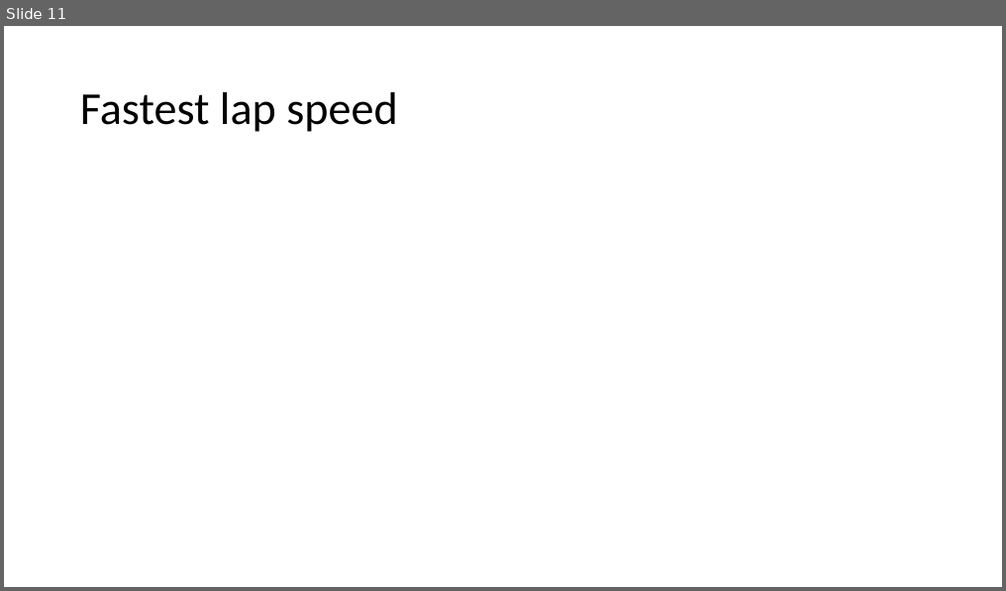
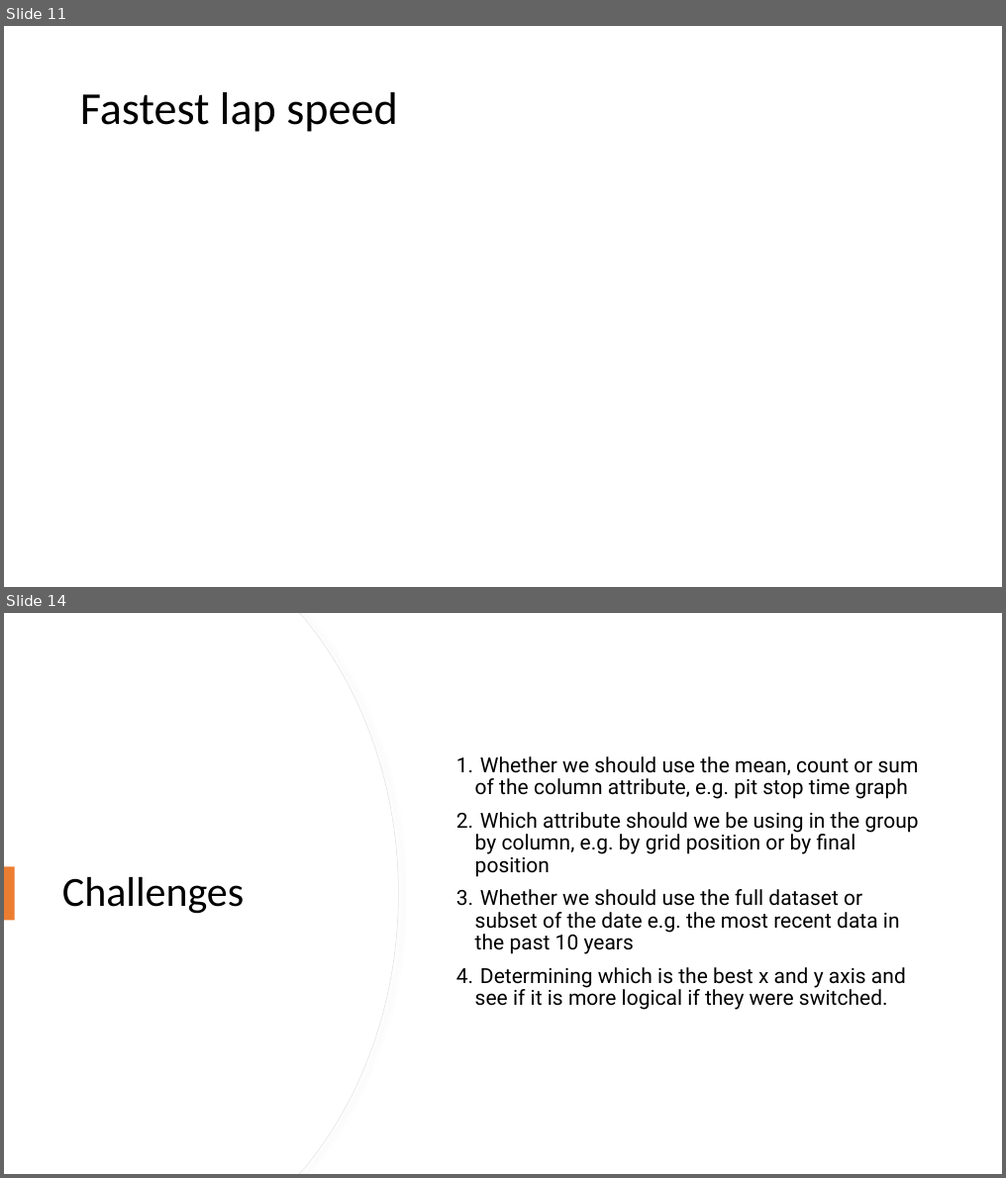
Before and after one commit to Praveena-codee/Project1, a slide deck: Project 1 - F1 factors.pptx. Shown one above the other, each under a label of ours: slide 11 before the commit, slides 11 and 14 after it; the slides between them are not shown. The pictures are 1006x591 and 1006x1178 pixels, drawn with LibreOffice and Linux fonts; fonts in the diff are those of the drawing. Boxes give left, top, right and bottom in pixels: in the first picture for what was removed or moved away, otherwise in the second. Text is boxed around its words. In the diff, an @@ line names an element or a change of style, - is before the commit and + after.

```diff
--- a/Project 1 - F1 factors.pptx
+++ b/Project 1 - F1 factors.pptx
@@ slide 14 added at (4,613,1002,1174), background #FFFFFF @@
@@ freeform shape added at (4,613,399,1174), fill #FFFFFF, outline #E6E6E6 0.75 pt @@
@@ freeform shape added at (4,613,398,1174), fill #FFFFFF @@
@@ text added at (475,757,919,1010), 20 pt, text #000000 @@
+1. Whether we should use the mean, count or sum of the column attribute, e.g. pit stop time graph
+2. Which attribute should we be using in the group by column, e.g. by grid position or by final position
+3. Whether we should use the full dataset or subset of the date e.g. the most recent data in the past 10 years
+4. Determining which is the best x and y axis and see if it is more logical if they were switched.
@@ rectangle added at (4,866,15,921), fill #ED7D31 @@
@@ title added at (62,877,244,914), 40 pt, text #000000 @@
+Challenges
```
Also in this commit, not shown: 8 slides changed, 4 other slides added, 5 slides removed.
